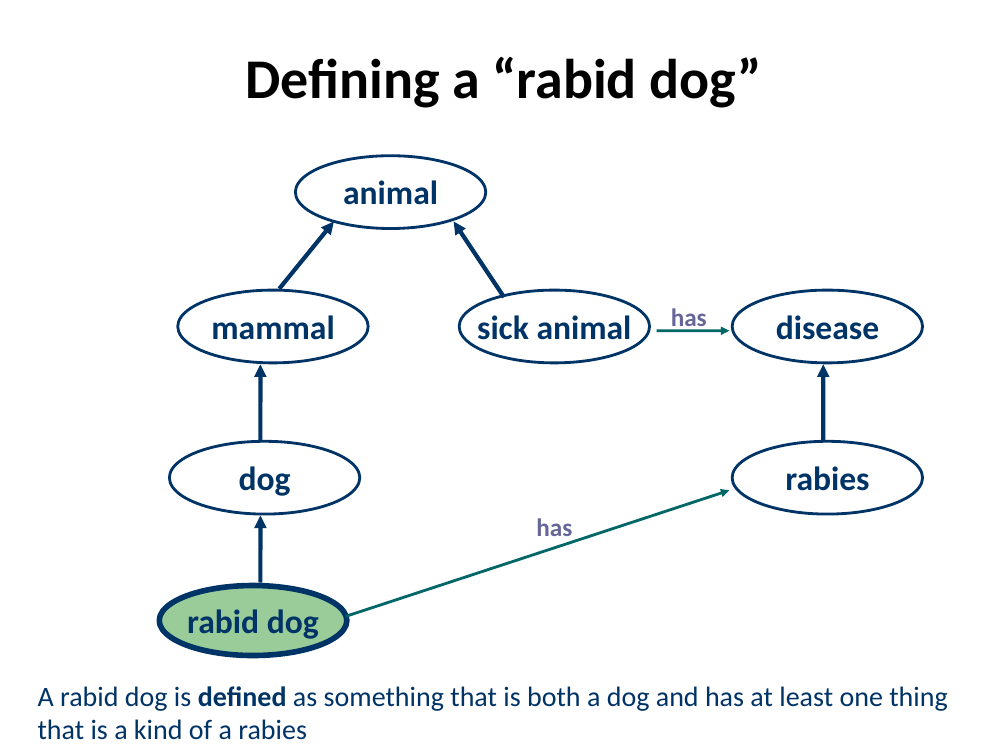
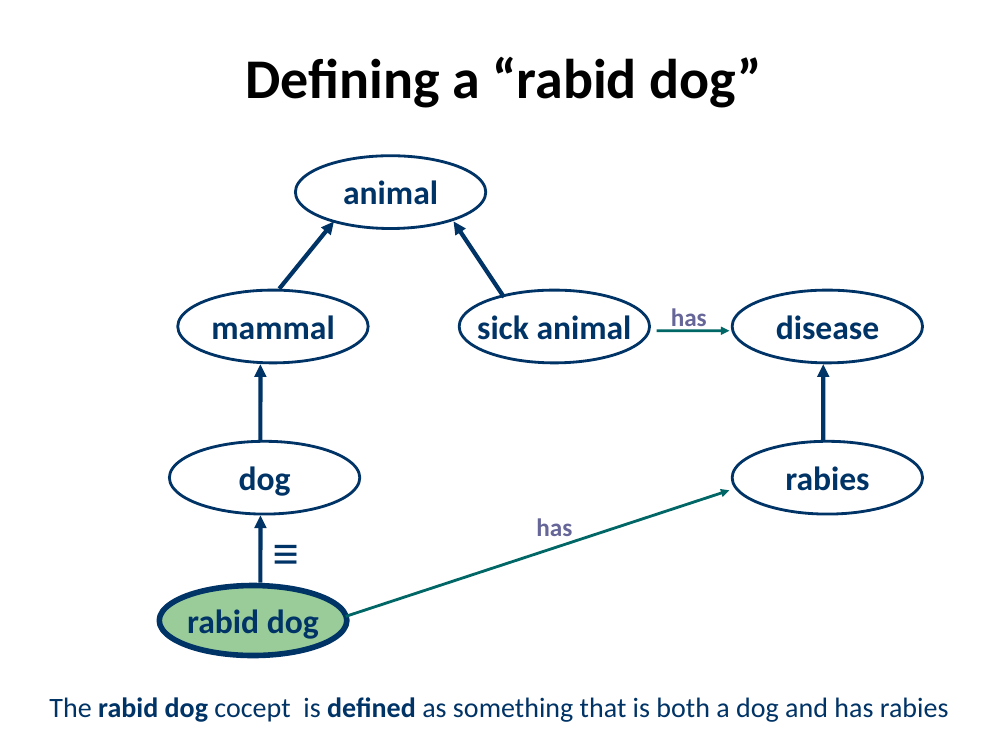
Before and after one commit to UMBC-CMSC-491-691-F19-Knowledge-Graphs/class_material, a slide deck: slide 22 of notes/08_dl/08dl.pptx (slide 20 before the commit). Drawn at 1008x756 pixels with LibreOffice and Linux fonts; fonts in the diff are those of the drawing. Boxes give left, top, right and bottom in pixels: in the first picture for what was removed or moved away, otherwise in the second. Text is boxed around its words. In the diff, an @@ line names an element or a change of style, - is before the commit and + after.

```diff
--- a/notes/08_dl/08dl.pptx
+++ b/notes/08_dl/08dl.pptx
@@ text added at (250, 520, 309, 585), 32 pt, text #003366, bold @@
+≡
@@ text at (49, 697, 949, 722): text changed @@
-A rabid dog is defined as something that is both a dog and has at least one thing that is a kind of a rabies
+The rabid dog cocept is defined as something that is both a dog and has rabies
```
Also in this commit, not shown: 15 other slides changed, 3 slides added, 3 other files.
